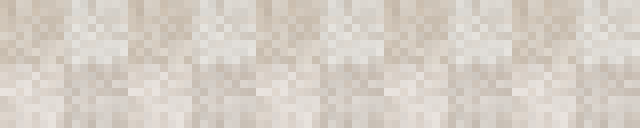
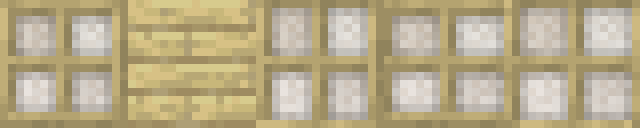
Revision of a layered 640 x 128 image; what changed, layer by layer:
added group "BIRCH copy" with 6 layers in group "FRAMED" over box(0, 0, 640, 128)
added layer "birch_planks" (2nd of 2, in "FRAMED" › "BIRCH copy") in group "BIRCH copy" over box(128, 0, 256, 128)
added layer "birch_average" (2nd of 2, in "FRAMED" › "BIRCH copy") (overlay) in group "BIRCH copy" over box(0, 0, 640, 128)
added layer "Frame_GLASS_WIDE copy 2" (2nd of 2, in "FRAMED" › "BIRCH copy") in group "BIRCH copy" over box(0, 0, 640, 128)
